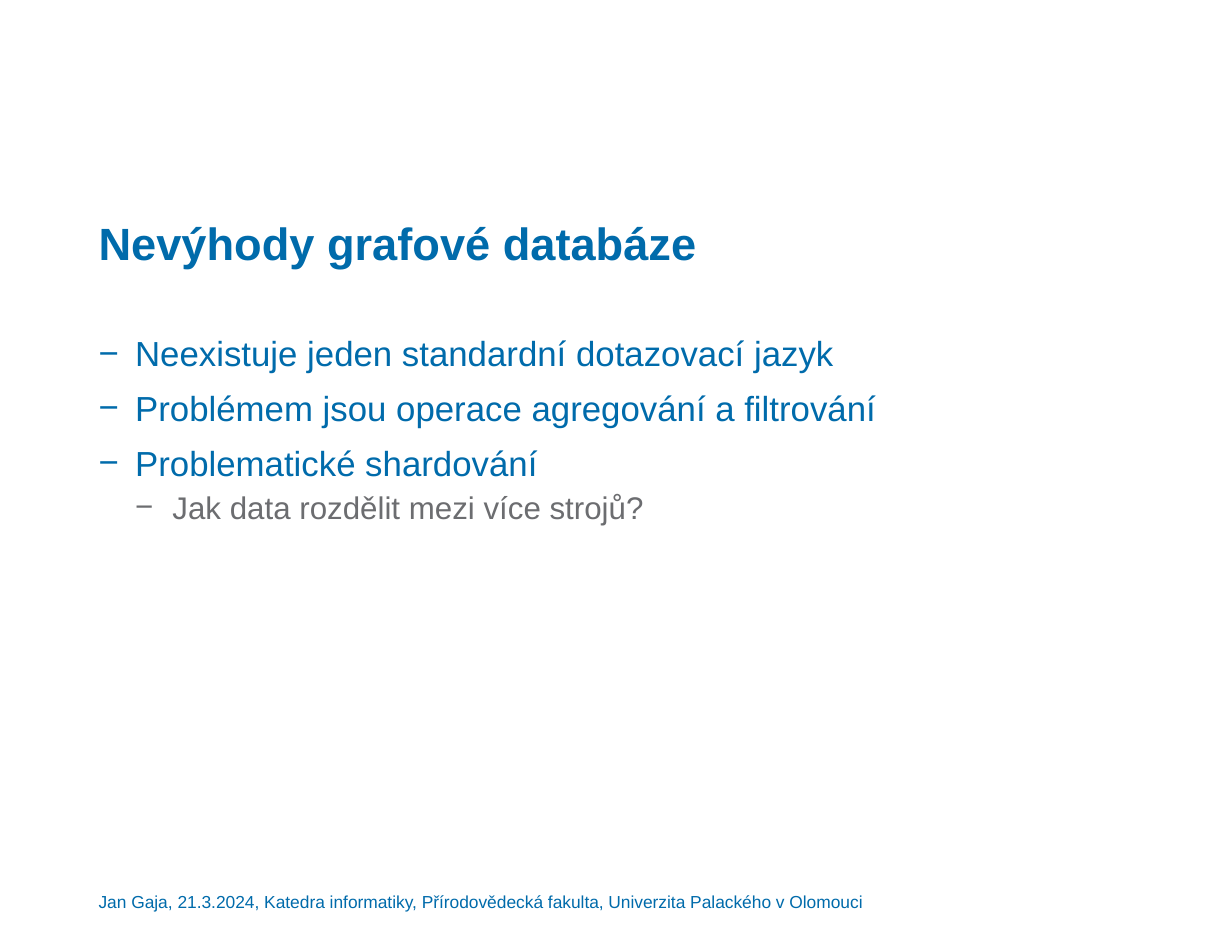
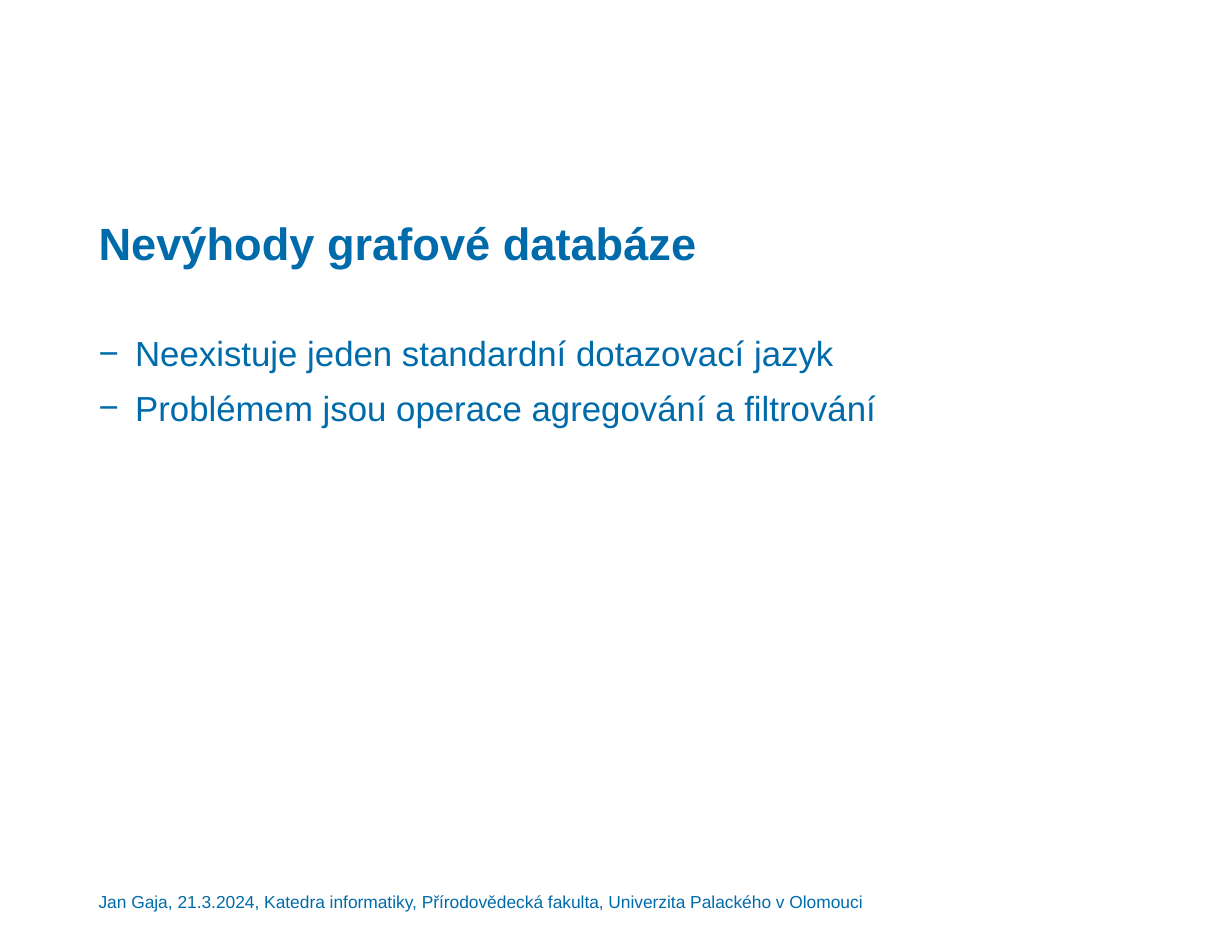
Before and after one commit to gajajan/graph_databases, a slide deck: slide 5 of Grafové databáze – přehled a srovnání.pptx (slide 4 before the commit). Drawn at 1232x936 pixels with LibreOffice and Linux fonts; fonts in the diff are those of the drawing; background and template pictures are left out. Boxes give left, top, right and bottom in pixels: in the first picture for what was removed or moved away, otherwise in the second. Text is boxed around its words. In the diff, an @@ line names an element or a change of style, - is before the commit and + after.

```diff
--- a/Grafové databáze – přehled a srovnání.pptx
+++ b/Grafové databáze – přehled a srovnání.pptx
@@ text at [135,450,644,525]: paragraphs removed @@
-− Problematické shardování
-  − Jak data rozdělit mezi více strojů?
```
Also in this commit, not shown: 3 other slides changed, 1 slide added, 39 other files.
